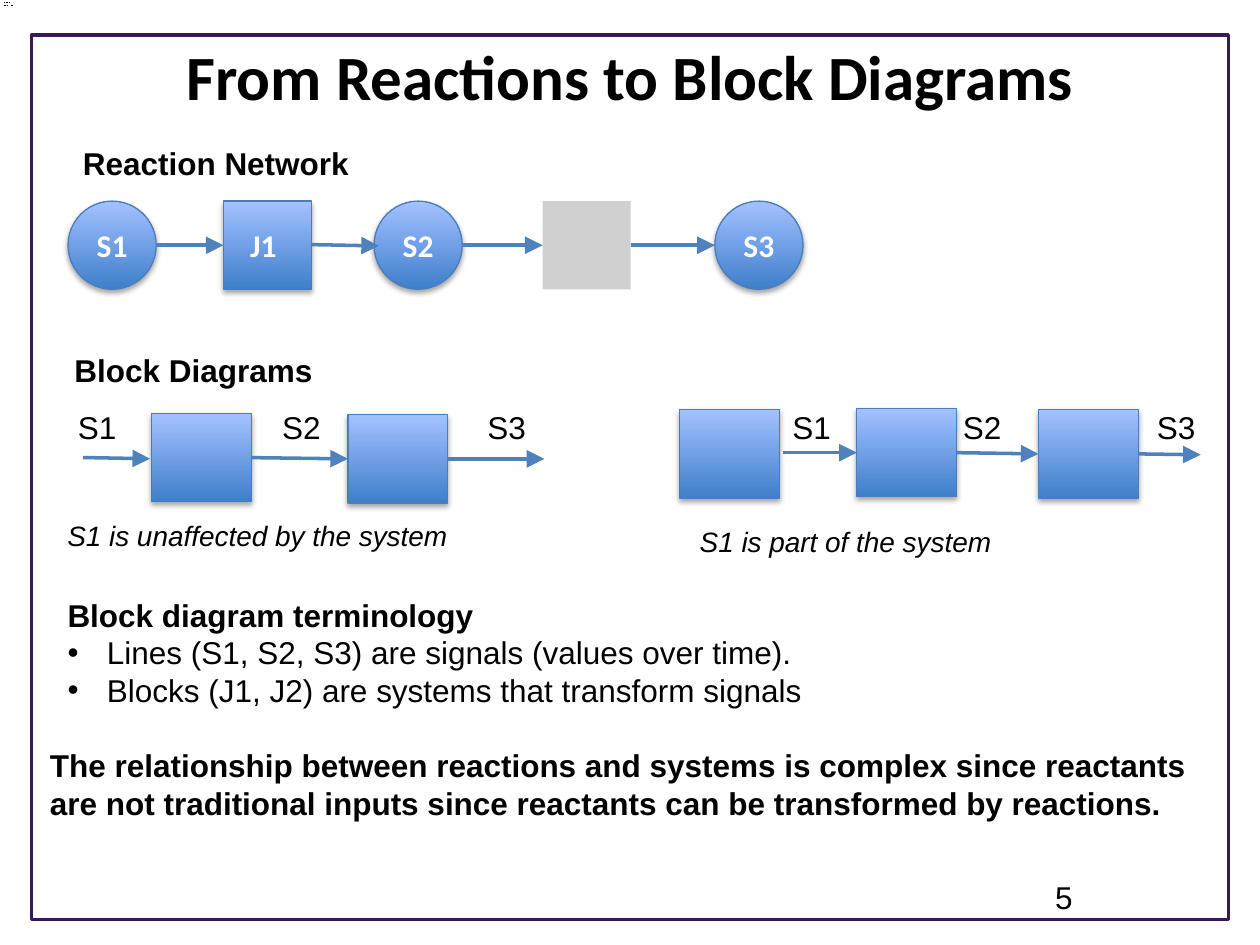
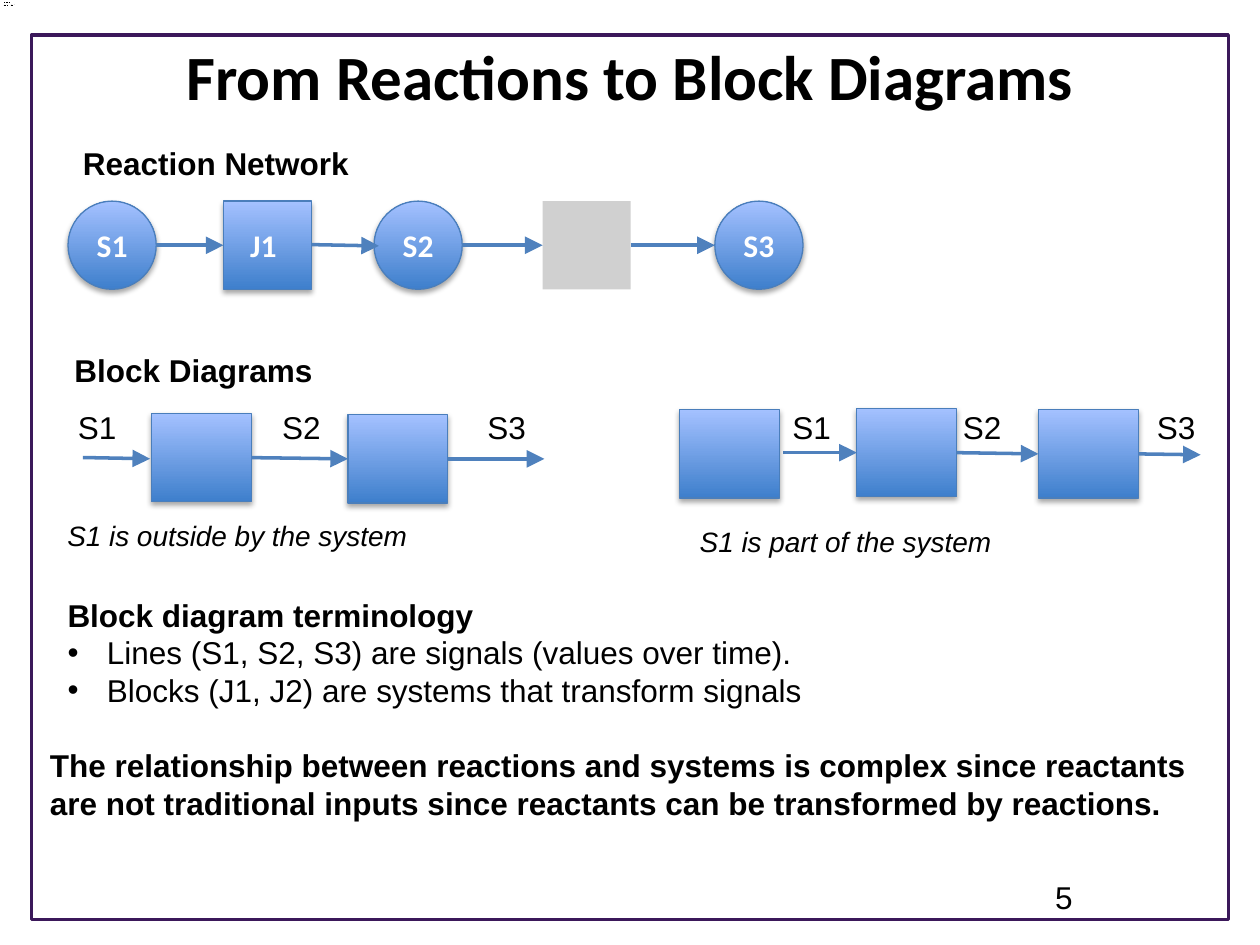
Before and after one commit to joseph-hellerstein/advanced-controls-lectures, a slide deck: slide 5 of Lecture_8-Analysis-Using-Block-Diagrams/Analysis-Using-Block-Diagrams.pptx. Drawn at 1260x945 pixels with LibreOffice and Linux fonts; fonts in the diff are those of the drawing; grey boxes stand for pictures; background and template pictures are left out. Boxes give left, top, right and bottom in pixels: in the first picture for what was removed or moved away, otherwise in the second. Text is boxed around its words. In the diff, an @@ line names an element or a change of style, - is before the commit and + after.

```diff
--- a/Lecture_8-Analysis-Using-Block-Diagrams/Analysis-Using-Block-Diagrams.pptx
+++ b/Lecture_8-Analysis-Using-Block-Diagrams/Analysis-Using-Block-Diagrams.pptx
@@ text at [67,525,406,552]: text changed @@
-S1 is unaffected by the system
+S1 is outside by the system
```
Also in this commit, not shown: 5 other slides changed, 14 slides added, 1 other file.
